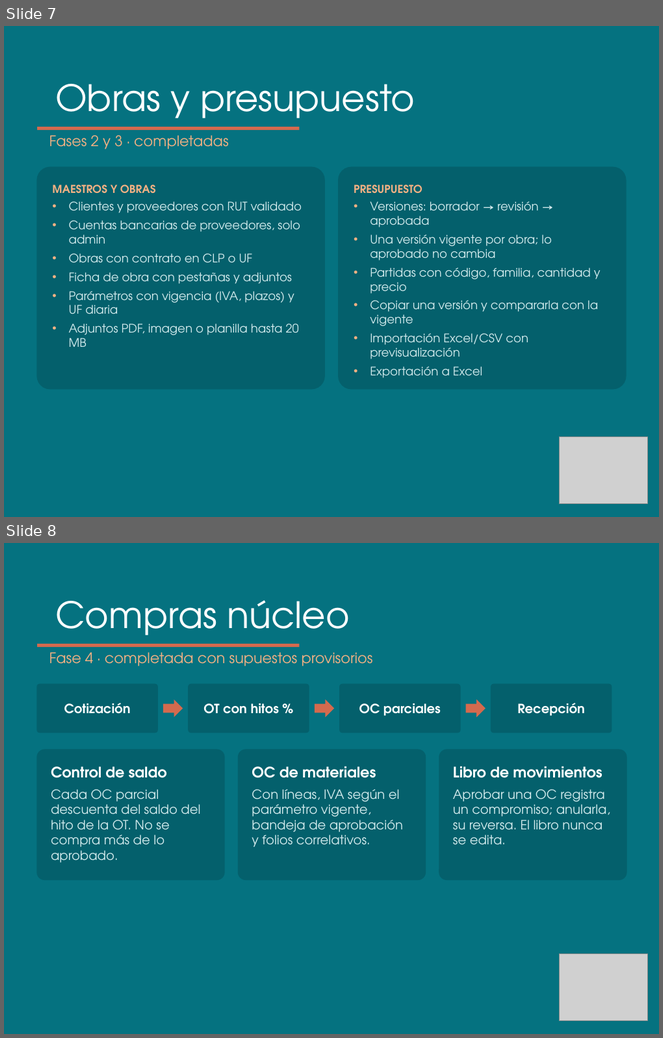
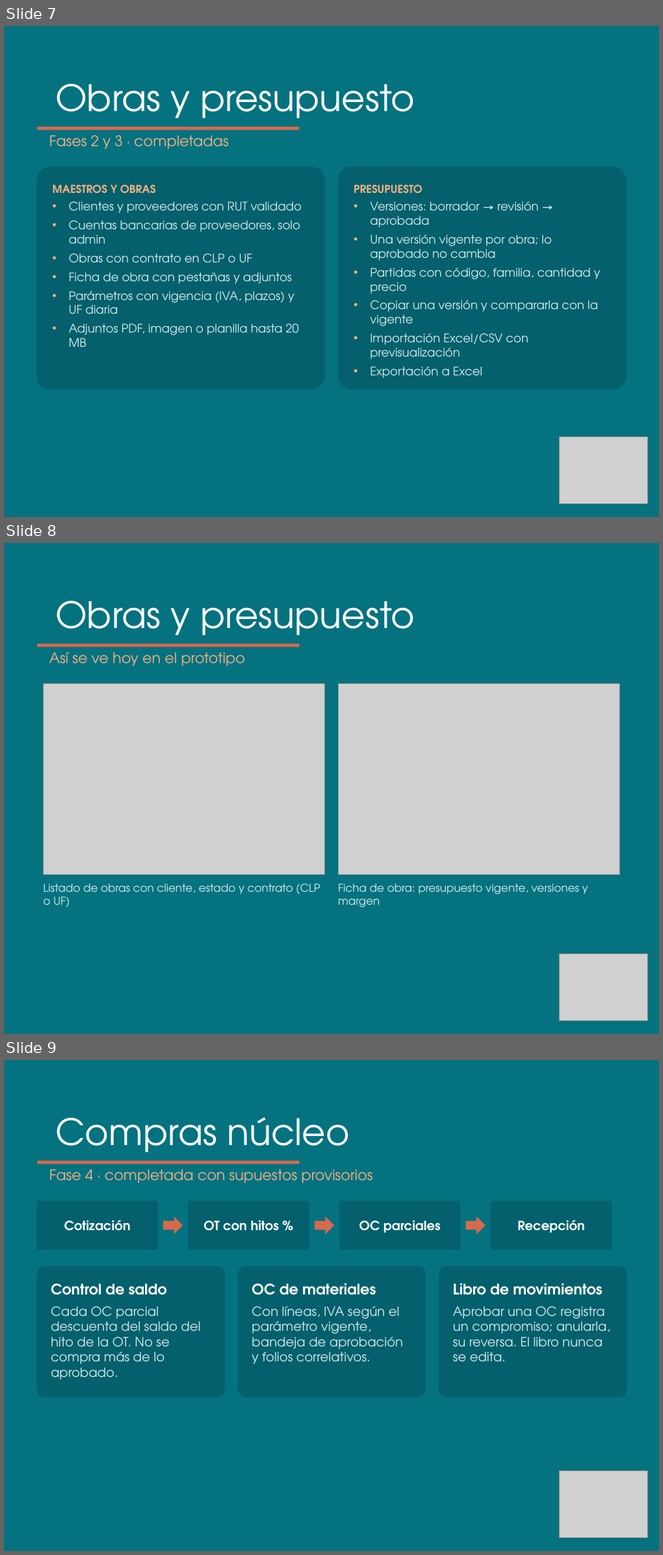
Before and after one commit to loreto2888/Nomade, a slide deck: docs/presentacion-1.pptx. Shown one above the other, each under a label of ours: slides 7 and 8 before the commit, slides 7, 8 and 9 after it. The pictures are 663x1038 and 663x1555 pixels, drawn with LibreOffice and Linux fonts; fonts in the diff are those of the drawing; grey boxes stand for pictures. Boxes give left, top, right and bottom in pixels: in the first picture for what was removed or moved away, otherwise in the second. Text is boxed around its words. In the diff, an @@ line names an element or a change of style, - is before the commit and + after.

Commit message:
Agregar capturas reales del prototipo a la presentación 1
Tres láminas nuevas con pantallas de obras, presupuesto, OT, OC, bandeja de aprobación y auditoría.

```diff
--- a/docs/presentacion-1.pptx
+++ b/docs/presentacion-1.pptx
@@ slide 8 added at [4, 543, 659, 1034], background #057280 @@
@@ title added at [55, 601, 415, 645], 40 pt, text #FFFFFF @@
+Obras y presupuesto
@@ rectangle added at [37, 644, 300, 647], fill #D46A4E @@
@@ text added at [50, 652, 246, 667], 16 pt, text #F4B183 @@
+Así se ve hoy en el prototipo
@@ picture added at [43, 684, 325, 875] @@
@@ picture added at [338, 684, 620, 875] @@
@@ text added at [43, 884, 321, 908], 12 pt, text #D5ECEE @@
+Listado de obras con cliente, estado y contrato (CLP o UF)
@@ text added at [338, 884, 588, 908], 12 pt, text #D5ECEE @@
+Ficha de obra: presupuesto vigente, versiones y margen
@@ picture added at [559, 954, 648, 1021] @@
@@ what was slide 8 is now slide 9 @@
```
Also in this commit, not shown: 2 other slides added.
